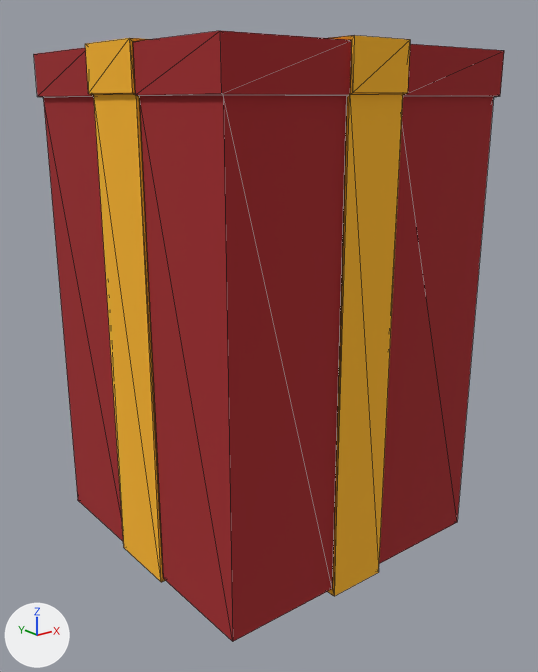
One commit to the glTF model src/plugins/christmasSleigh/assets/gift1.gltf: the scene before it, then after it.
One viewpoint serves both versions: a 50 mm camera at (-0.572, -0.998, 0.567) aimed at (0.001, -0.281, 0.28). The axes (+X, +Y, +Z) are drawn at lower left. The lights are the same throughout. Mesh edges are drawn as thin lines. Where no turn or scale is listed for an object, it has been applied to the vertices.
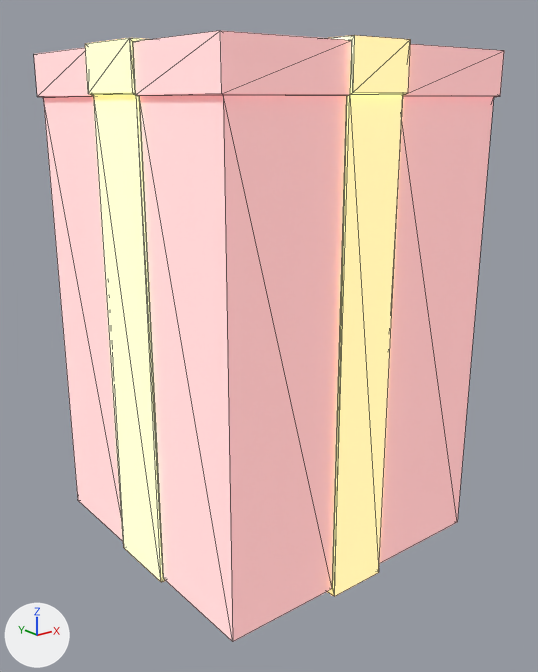
Boxes [x1, y1, x2, y2] around the edits, measured in the pictures (538 x 672 px):
```json
{"object": "Cube.032", "change": "recoloured, surface changed", "before": [34, 31, 504, 642], "after": [34, 31, 504, 642]}
{"object": "Cube.033", "change": "recoloured, surface changed", "before": [85, 35, 410, 596], "after": [85, 35, 410, 596]}
```

Scene script edits in JSON lines:
```json
{"op": "set", "path": "mat_material_001.base_color", "old": "(0.371, 0.0199, 0.0228)", "new": "(1.0, 1.0, 1.0)", "note": "red #a4272a -> white #ffffff"}
{"op": "set", "path": "mat_material_001.metallic", "old": "0.0", "new": "1.0"}
{"op": "add", "block": "mat_material_001", "code": "mat_material_001.emission_color = (0.371, 0.0199, 0.0228)  # red #a4272a"}
{"op": "add", "block": "mat_material_001", "code": "mat_material_001.emission_strength = 1.0"}
{"op": "set", "path": "mat_material_002.base_color", "old": "(1.0, 0.479, 0.0199)", "new": "(1.0, 1.0, 1.0)", "note": "orange #ffb827 -> white #ffffff"}
{"op": "set", "path": "mat_material_002.metallic", "old": "0.0", "new": "1.0"}
{"op": "add", "block": "mat_material_002", "code": "mat_material_002.emission_color = (1.0, 0.479, 0.0199)  # orange #ffb827"}
{"op": "add", "block": "mat_material_002", "code": "mat_material_002.emission_strength = 1.0"}
```
